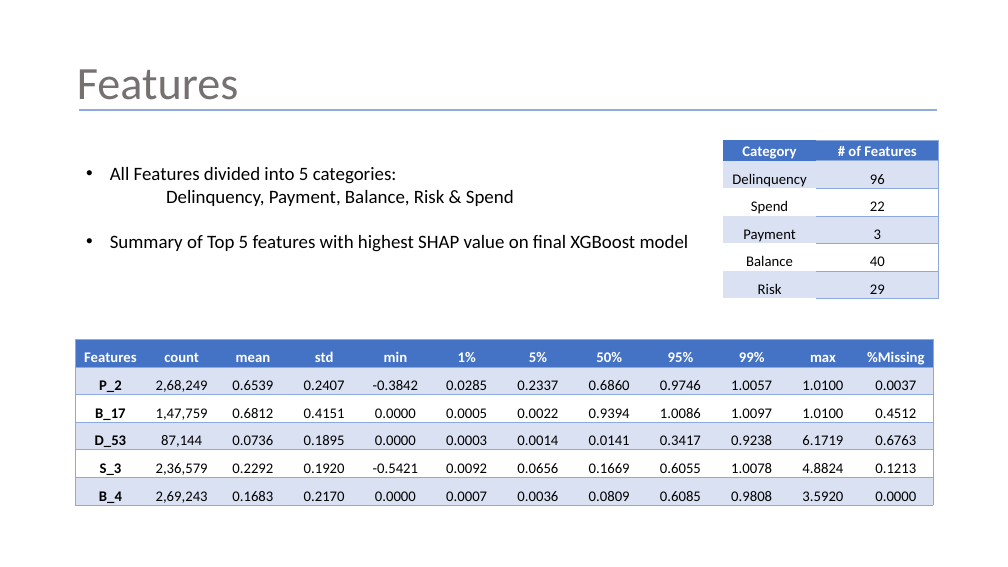
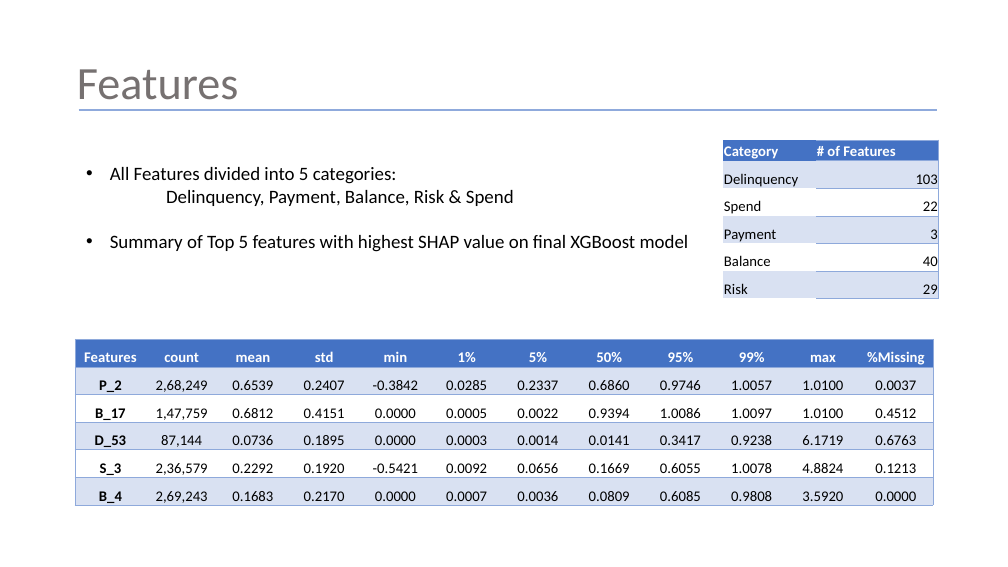
Before and after one commit to Shritej24c/Credit-Default-Pred, a slide deck: slide 4 of Credit Default Risk.pptx. Drawn at 1008x567 pixels with LibreOffice and Linux fonts; fonts in the diff are those of the drawing. Boxes give left, top, right and bottom in pixels: in the first picture for what was removed or moved away, otherwise in the second. Text is boxed around its words. In the diff, an @@ line names an element or a change of style, - is before the commit and + after.

```diff
--- a/Credit Default Risk.pptx
+++ b/Credit Default Risk.pptx
@@ table at [724,140,939,299] @@
-row 2, column 2: 96
+row 2, column 2: 103
@@ alignment centre to left @@
@@ alignment centre to right @@
```
Also in this commit, not shown: 8 other slides changed.
